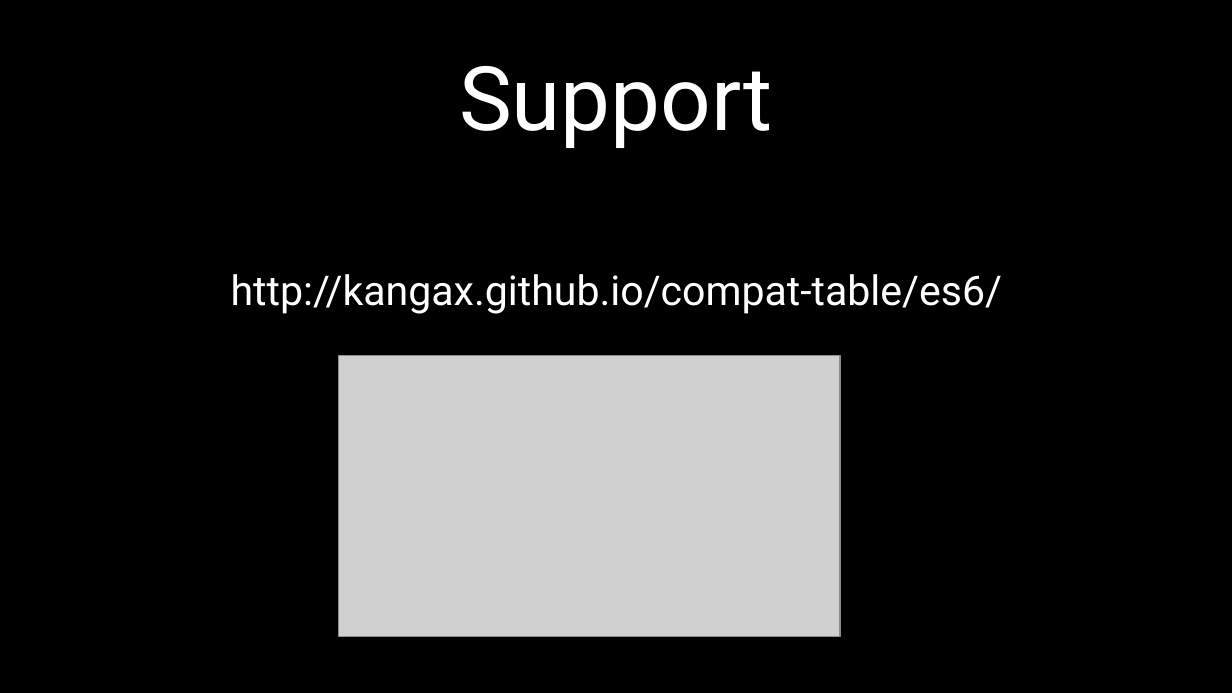
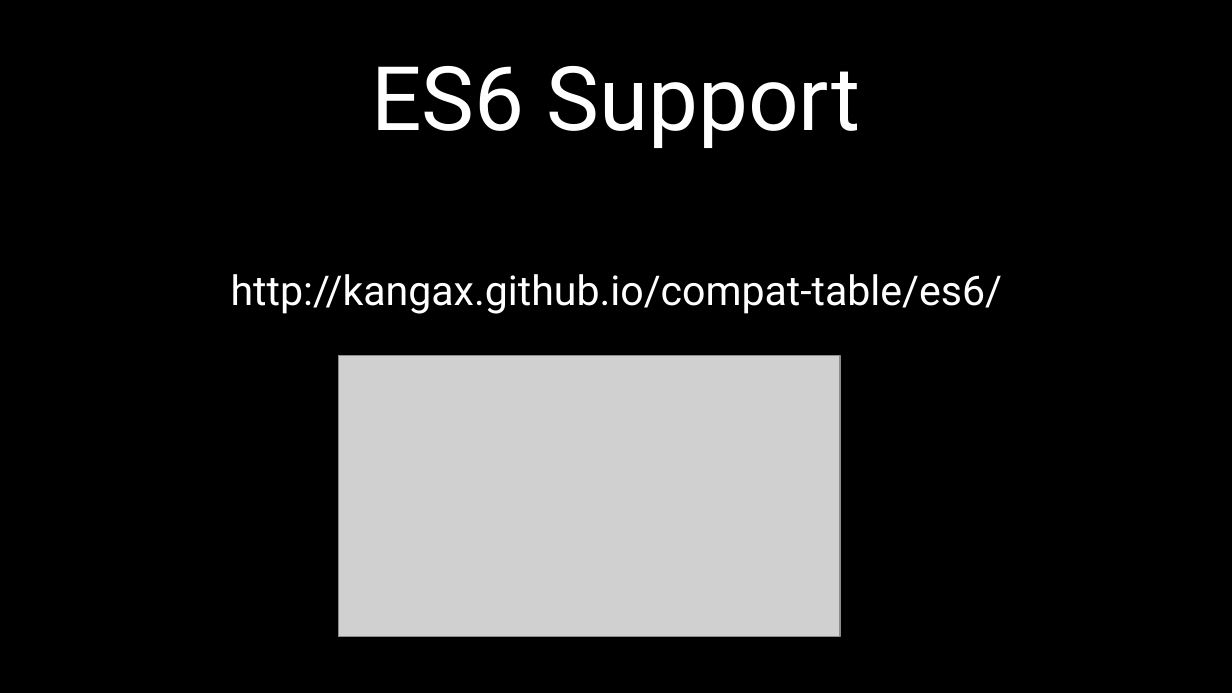
Before and after one commit to petereijgermans11/frontend-cursus, a slide deck: slide 6 of frontend-cursus/ 4 - ECMAScript 6 node-browser.pptx (slide 5 before the commit). Drawn at 1232x693 pixels with LibreOffice and Linux fonts; fonts in the diff are those of the drawing; grey boxes stand for pictures. Boxes give left, top, right and bottom in pixels: in the first picture for what was removed or moved away, otherwise in the second. Text is boxed around its words. In the diff, an @@ line names an element or a change of style, - is before the commit and + after.

```diff
--- a/frontend-cursus/ 4 - ECMAScript 6 node-browser.pptx
+++ b/frontend-cursus/ 4 - ECMAScript 6 node-browser.pptx
@@ title at [371,66,861,148]: text changed @@
-Support
+ES6 Support
```
Also in this commit, not shown: 1 other slide changed, 1 slide added, 6 other files.
